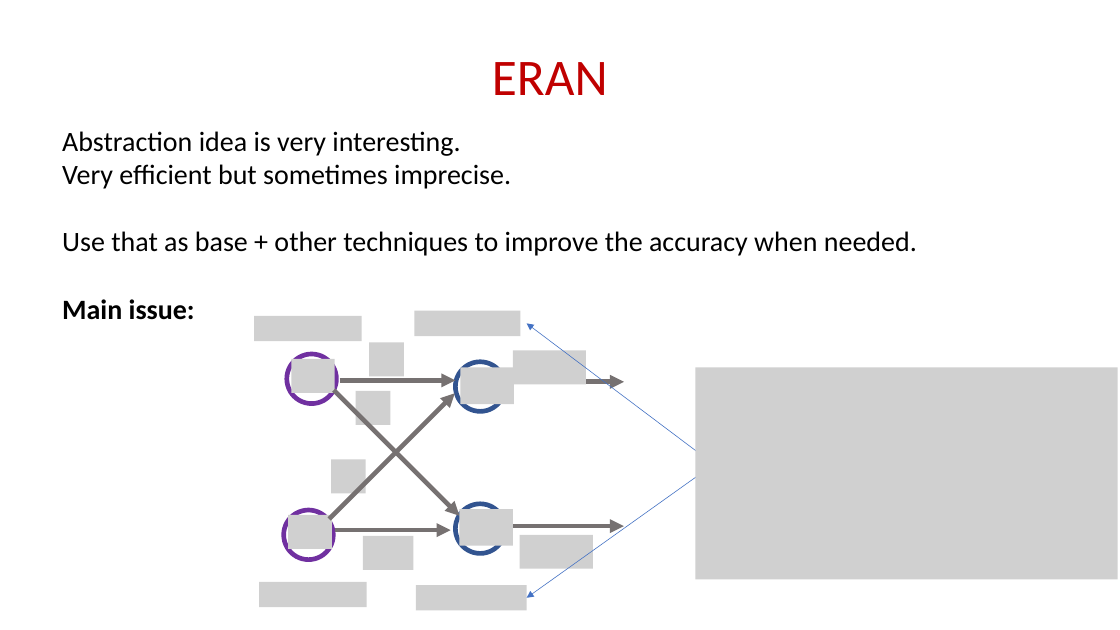
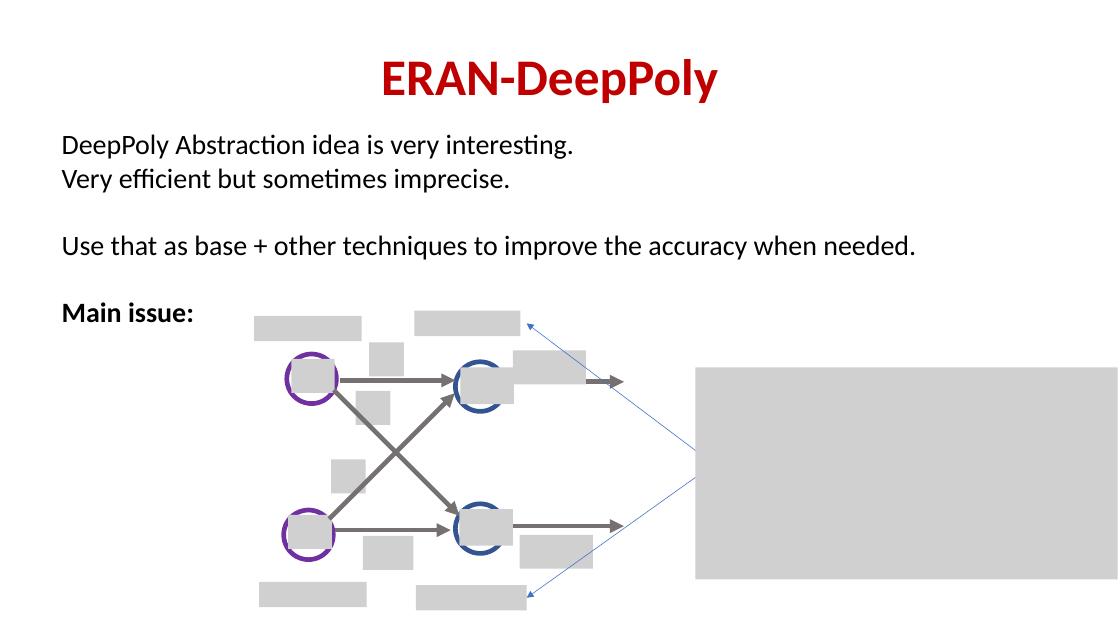
Before and after one commit to blaisegenest/vericompensate, a slide deck: slide 1 of WP1verifDNN.pptx (slide 11 before the commit). Drawn at 1120x630 pixels with LibreOffice and Linux fonts; fonts in the diff are those of the drawing; grey boxes stand for pictures. Boxes give left, top, right and bottom in pixels: in the first picture for what was removed or moved away, otherwise in the second. Text is boxed around its words. In the diff, an @@ line names an element or a change of style, - is before the commit and + after.

```diff
--- a/WP1verifDNN.pptx
+++ b/WP1verifDNN.pptx
@@ title at (x1=381, y1=59, x2=718, y2=103): text changed; bold on @@
-ERAN
+ERAN-DeepPoly
@@ text at (x1=62, y1=134, x2=574, y2=159): text changed @@
-Abstraction idea is very interesting.
+DeepPoly Abstraction idea is very interesting.
```
Also in this commit, not shown: 6 other slides changed, 1 slide added, 15 slides removed, 1 other file.
